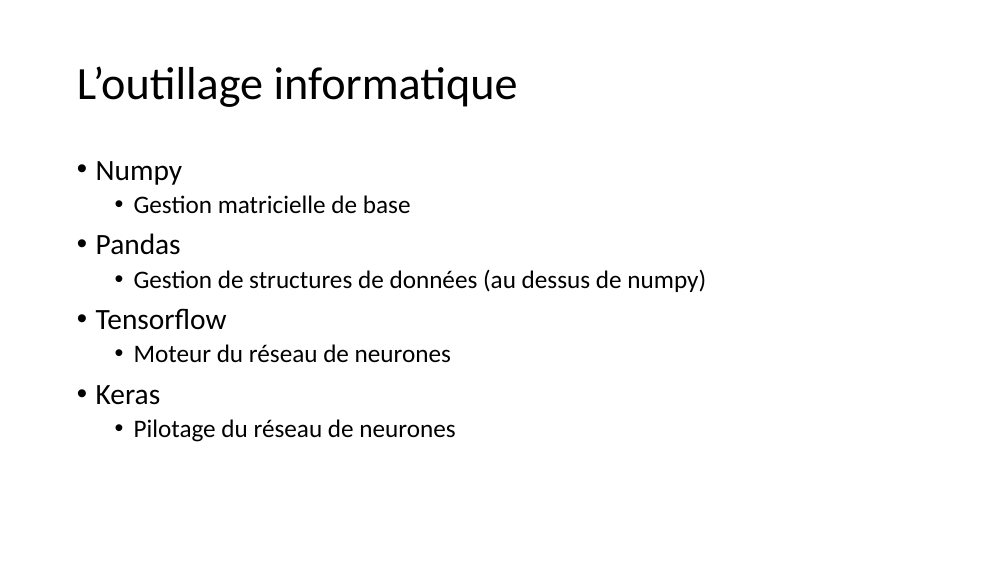
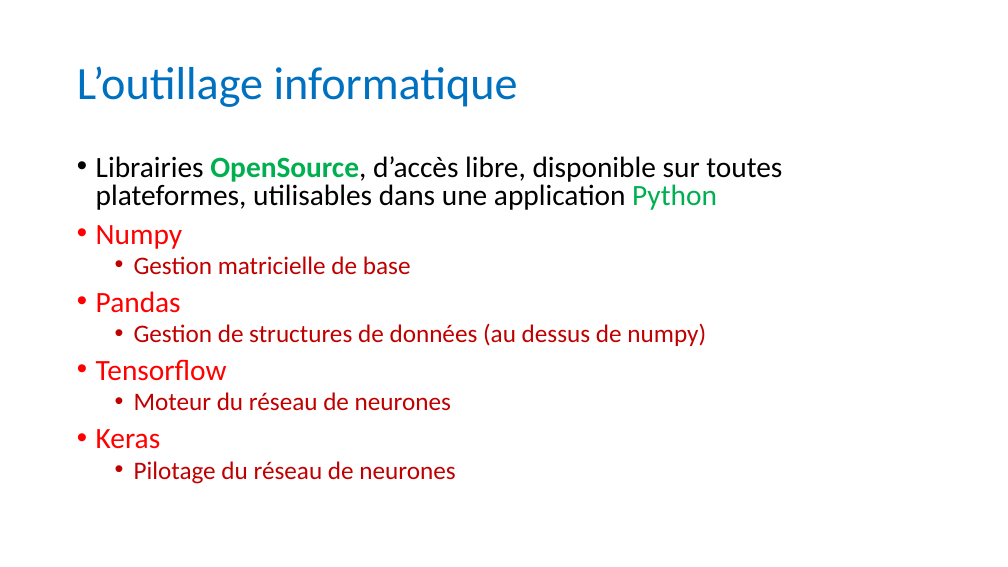
Before and after one commit to anumby-source/RobotServiceJeunesse2023, a slide deck: slide 7 of TCS34725/Apprentissage pour Les pastilles.pptx (slide 4 before the commit). Drawn at 1008x567 pixels with LibreOffice and Linux fonts; fonts in the diff are those of the drawing. Boxes give left, top, right and bottom in pixels: in the first picture for what was removed or moved away, otherwise in the second. Text is boxed around its words. In the diff, an @@ line names an element or a change of style, - is before the commit and + after.

Commit message:
Deuxième version de la présentation pédagogique sur le Réseau de Neurones tuile.py> dessin des tuiles qwirqle en python

```diff
--- a/TCS34725/Apprentissage pour Les pastilles.pptx
+++ b/TCS34725/Apprentissage pour Les pastilles.pptx
@@ title "L’outillage informatique" at box(77, 66, 518, 107): text colour #000000 to #0070C0 @@
@@ text at box(96, 156, 782, 210): paragraph added @@
+• Librairies OpenSource, d’accès libre, disponible sur toutes plateformes, utilisables dans une application Python
@@ text at box(96, 225, 706, 484): text colour #000000 to #FF0000 in "Numpy", "Pandas", "Tensorflow", "Keras"; text colour #000000 to #C00000 in "Gestion matricielle de base", "Gestion de structures de données (au dessus ...", "Moteur du réseau de neurones", "Pilotage du réseau de neurones"; line spacing 0.9 to 0.8 @@
```
Also in this commit, not shown: 10 other slides changed, 3 slides added, 1 other file.
